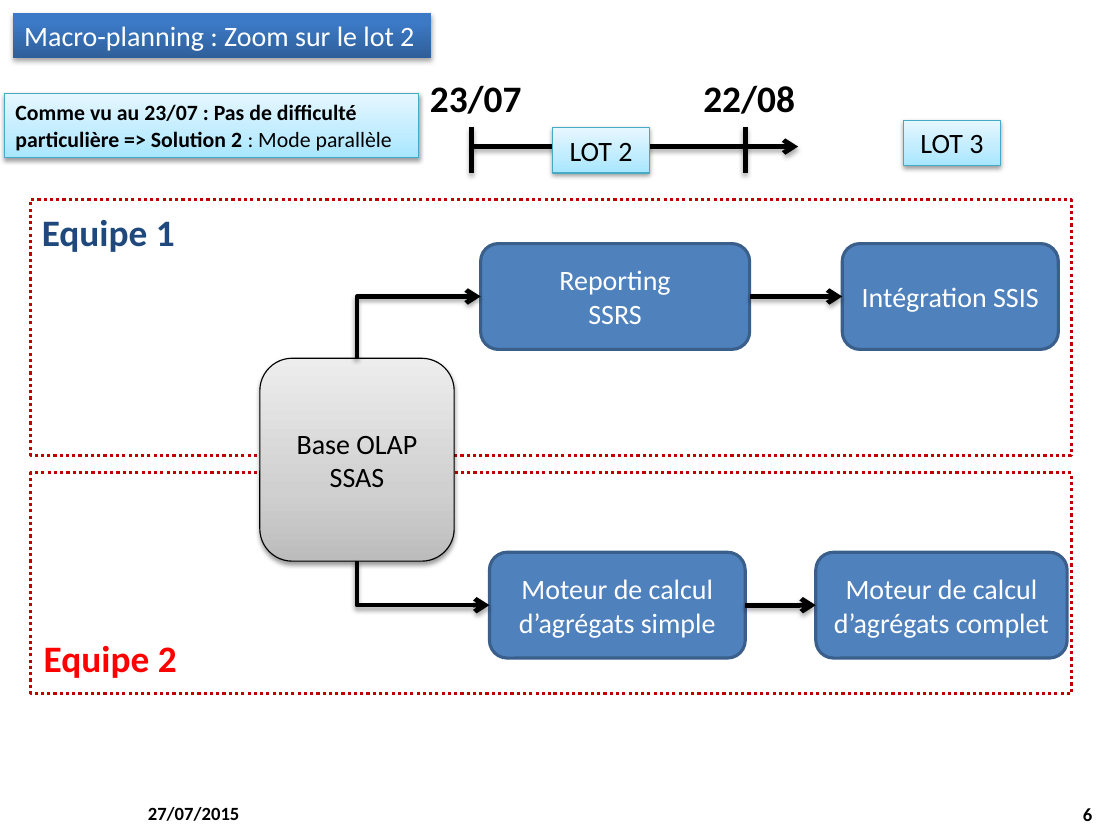
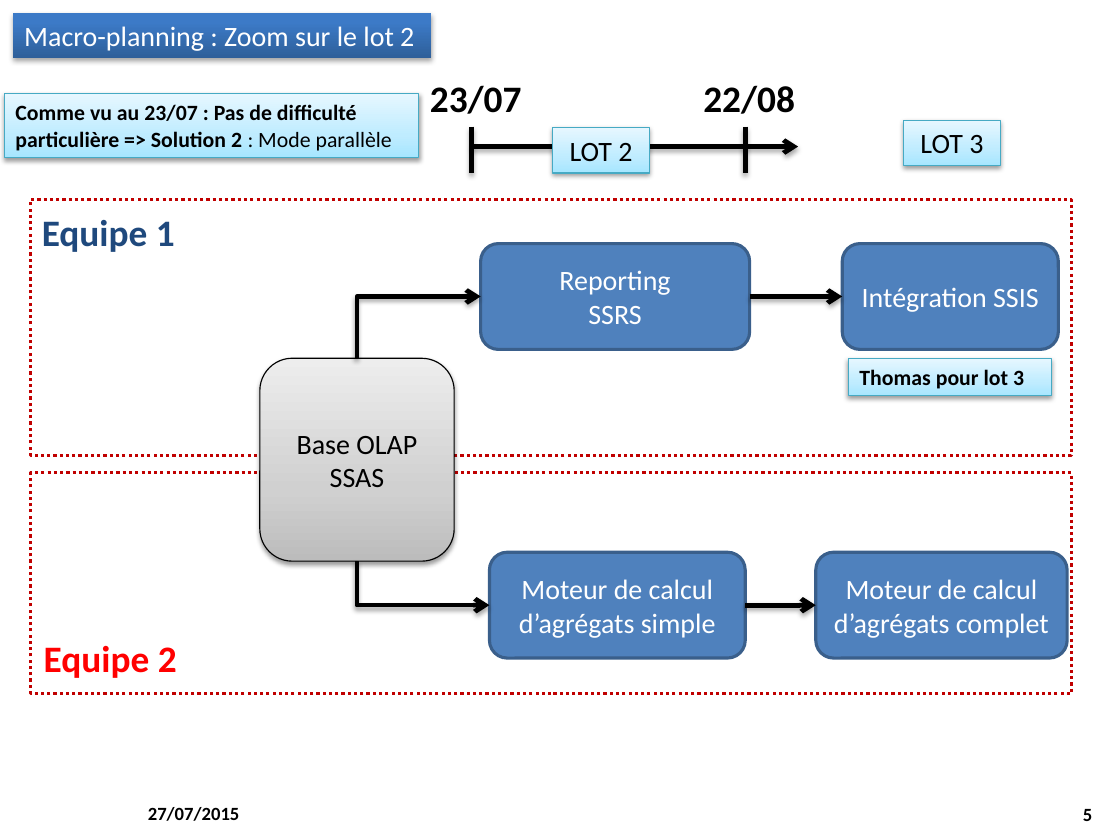
Before and after one commit to M2SIID-ODE/Projet_ODE, a slide deck: slide 5 of Documentation/4 - Suivi projet/Point_Equipe_2015-07-27.pptx (slide 6 before the commit). Drawn at 1120x840 pixels with LibreOffice and Linux fonts; fonts in the diff are those of the drawing; background and template pictures are left out. Boxes give left, top, right and bottom in pixels: in the first picture for what was removed or moved away, otherwise in the second. Text is boxed around its words. In the diff, an @@ line names an element or a change of style, - is before the commit and + after.

```diff
--- a/Documentation/4 - Suivi projet/Point_Equipe_2015-07-27.pptx
+++ b/Documentation/4 - Suivi projet/Point_Equipe_2015-07-27.pptx
@@ rectangle added at bbox=[849, 358, 1052, 396], fill gradient #A7E6FF to #C1EDFF to #E7F8FF, outline #46AAC5 0.75 pt, 14 pt, text #000000, bold @@
+Thomas pour lot 3
@@ page number at bbox=[1083, 809, 1092, 821]: text changed @@
-6
+5
```
Also in this commit, not shown: 5 other slides changed, 1 slide removed.
